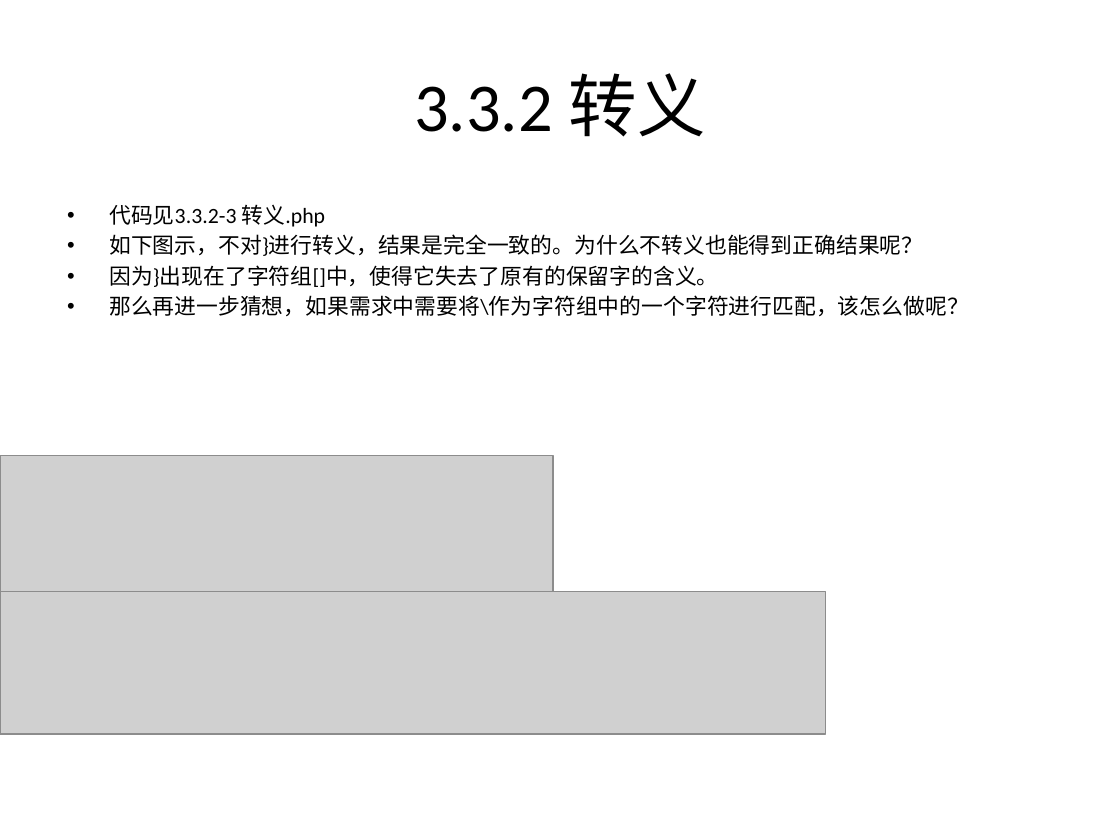
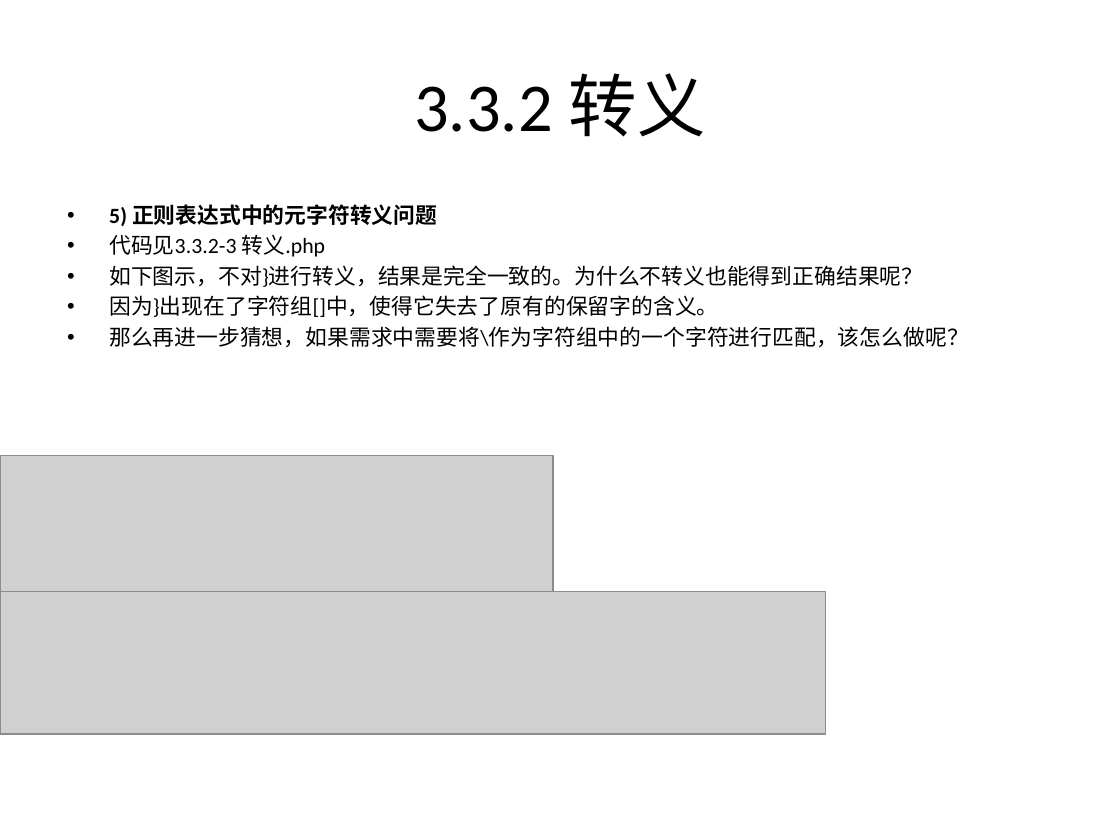
Before and after one commit to rayallen20/regularExpressions, a slide deck: slide 13 of 《PHP核心技术与最佳实践》第3章--正则表达式基础与应用/3.3 正则表达式匹配规则.pptx. Drawn at 1120x840 pixels with LibreOffice and Linux fonts; fonts in the diff are those of the drawing; grey boxes stand for pictures. Boxes give left, top, right and bottom in pixels: in the first picture for what was removed or moved away, otherwise in the second. Text is boxed around its words. In the diff, an @@ line names an element or a change of style, - is before the commit and + after.

Commit message:
3.3.2 转义完成 3.3.3反义完成

```diff
--- a/《PHP核心技术与最佳实践》第3章--正则表达式基础与应用/3.3 正则表达式匹配规则.pptx
+++ b/《PHP核心技术与最佳实践》第3章--正则表达式基础与应用/3.3 正则表达式匹配规则.pptx
@@ text at bbox=[109, 204, 437, 226]: paragraph added @@
+• 5) 正则表达式中的元字符转义问题
```
Also in this commit, not shown: 2 other slides changed, 7 slides added, 3 other files.
